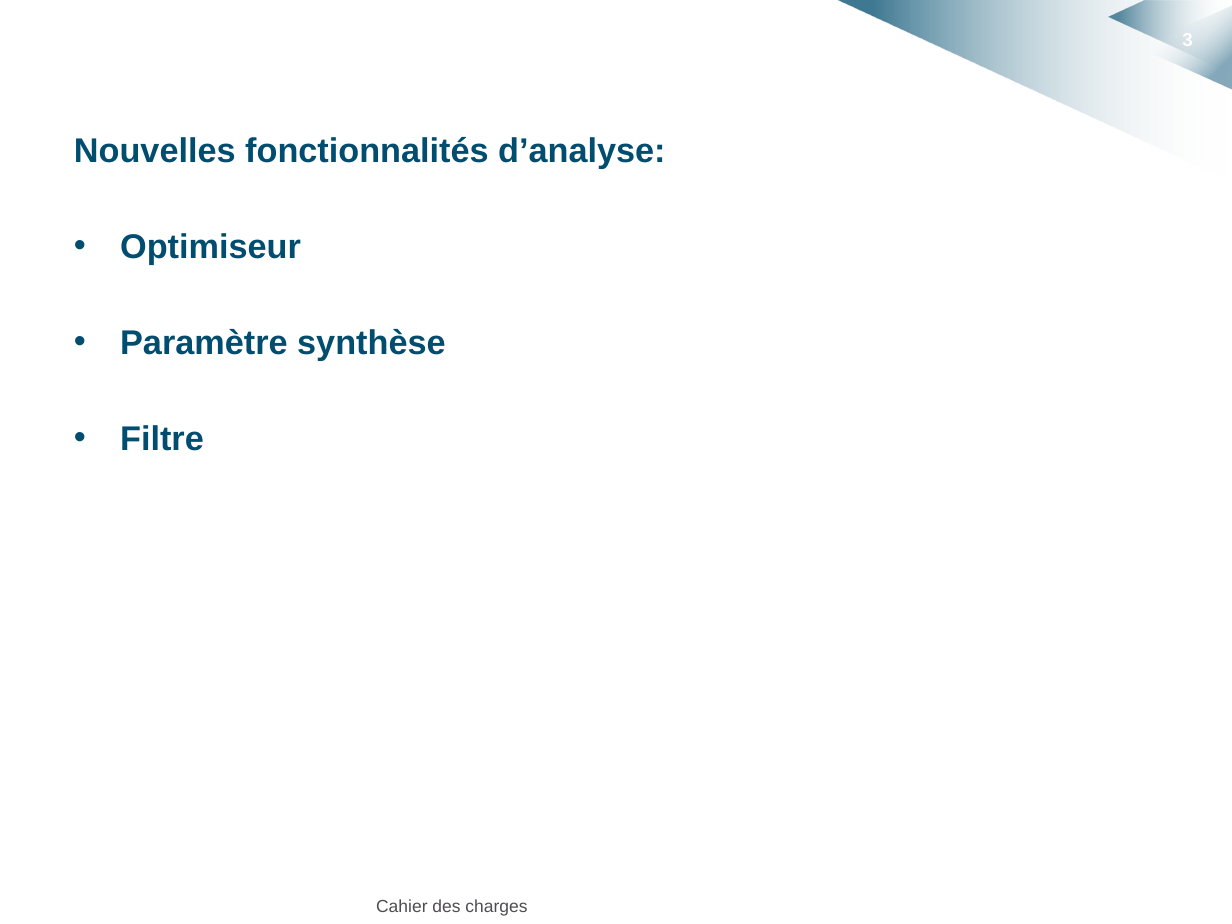
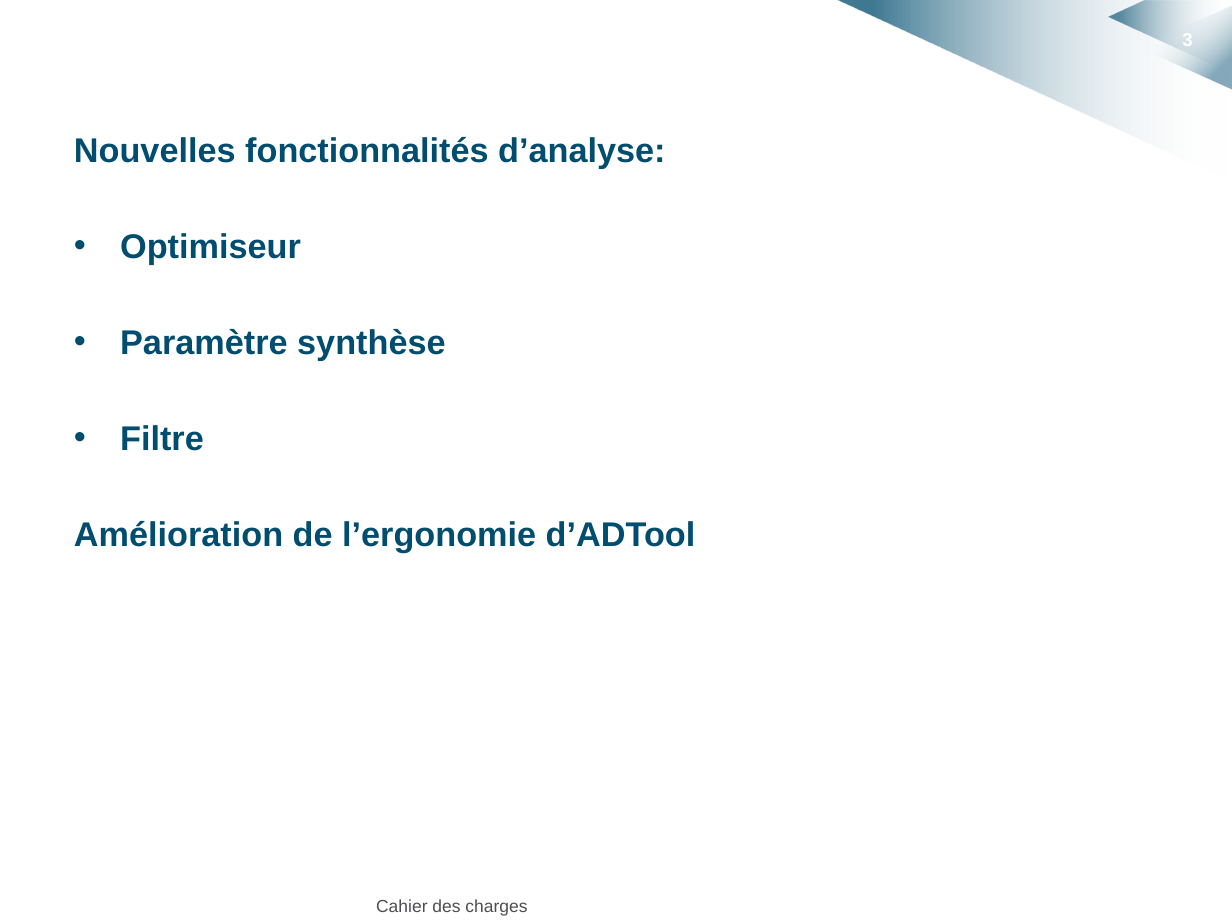
Before and after one commit to HKervadec/korrigolo, a slide deck: slide 3 of soutenances/projet_decembre/cahier_charges.pptx. Drawn at 1232x924 pixels with LibreOffice and Linux fonts; fonts in the diff are those of the drawing; background and template pictures are left out. Boxes give left, top, right and bottom in pixels: in the first picture for what was removed or moved away, otherwise in the second. Text is boxed around its words. In the diff, an @@ line names an element or a change of style, - is before the commit and + after.

```diff
--- a/soutenances/projet_decembre/cahier_charges.pptx
+++ b/soutenances/projet_decembre/cahier_charges.pptx
@@ text at box(74, 521, 696, 552): paragraph added @@
+Amélioration de l’ergonomie d’ADTool
```
Also in this commit, not shown: 1 other slide changed.
